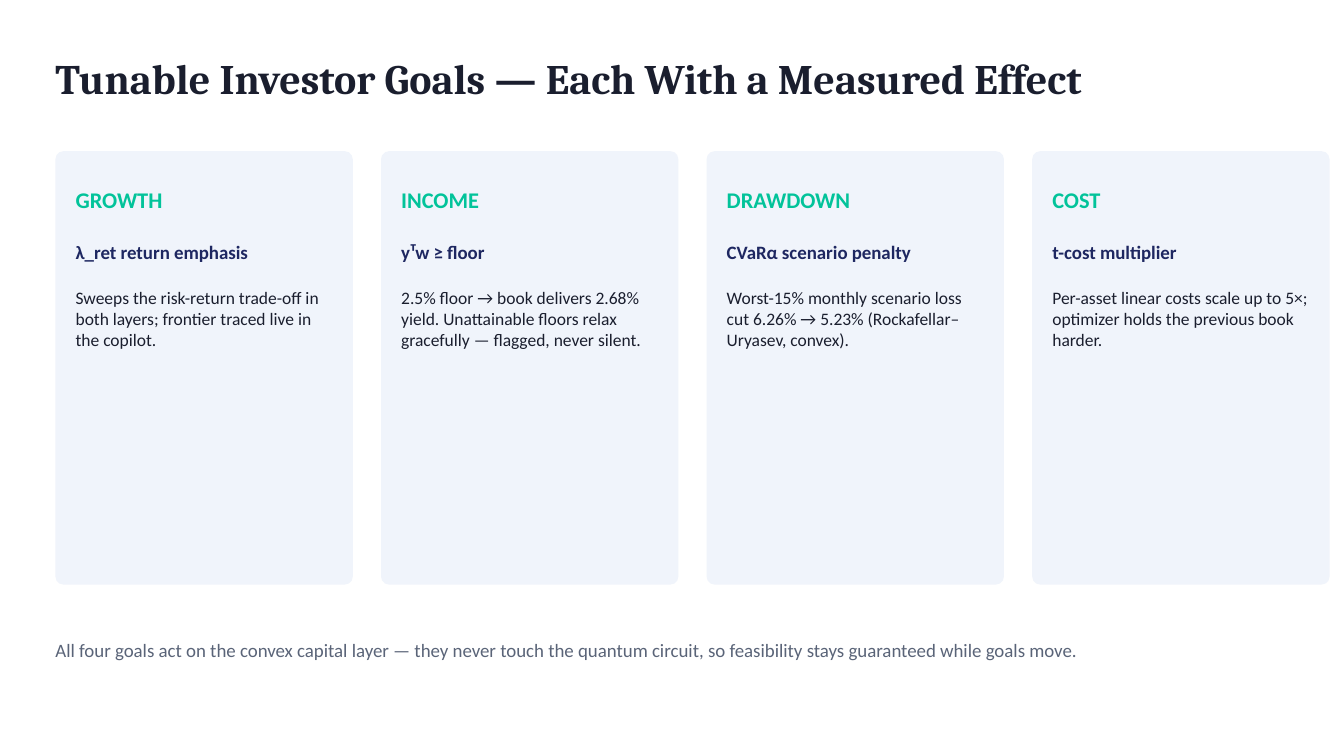
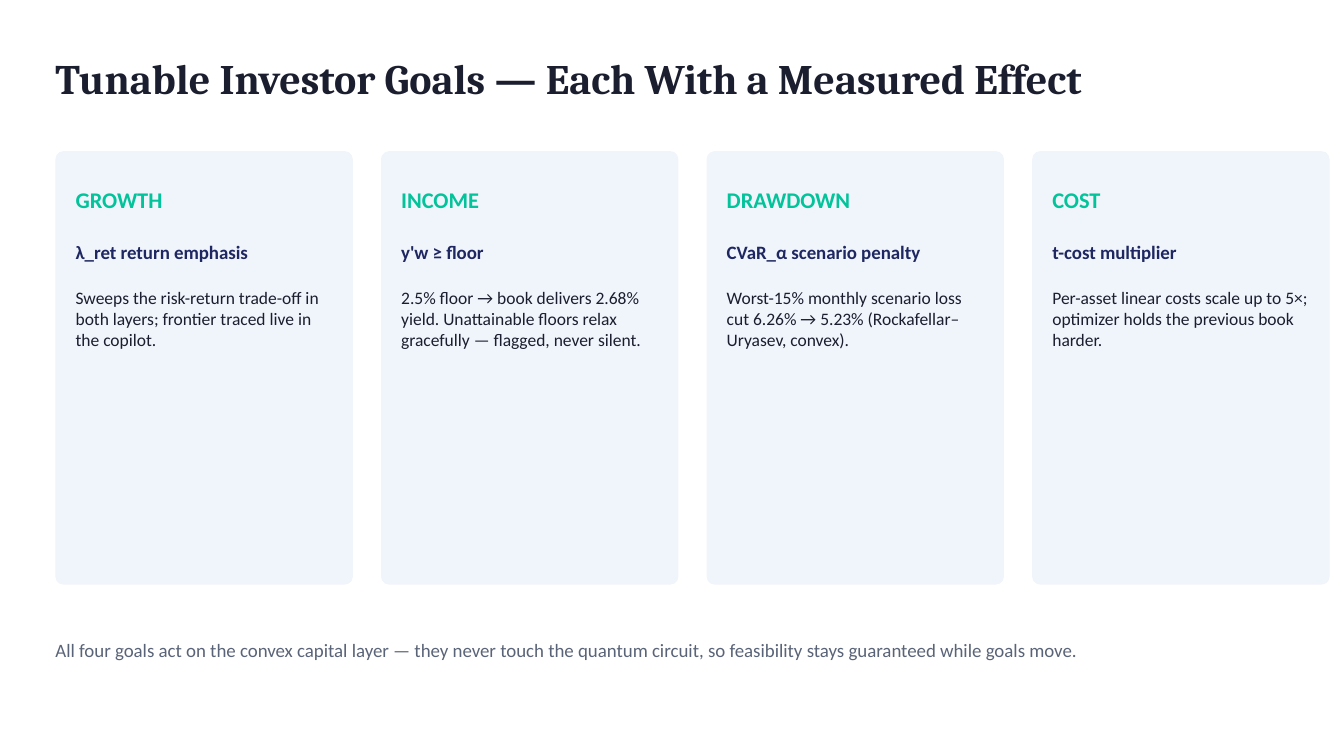
Before and after one commit to hastikacheddy/wiser-vanguard-quantum, a slide deck: slide 6 of presentation/WISER_Vanguard_OMEGA.pptx. Drawn at 1344x756 pixels with LibreOffice and Linux fonts; fonts in the diff are those of the drawing. Boxes give left, top, right and bottom in pixels: in the first picture for what was removed or moved away, otherwise in the second. Text is boxed around its words. In the diff, an @@ line names an element or a change of style, - is before the commit and + after.

```diff
--- a/presentation/WISER_Vanguard_OMEGA.pptx
+++ b/presentation/WISER_Vanguard_OMEGA.pptx
@@ text at box(401, 246, 483, 262): text changed @@
-yᵀw ≥ floor
+y'w ≥ floor
@@ text at box(727, 245, 920, 262): text changed @@
-CVaRα scenario penalty
+CVaR_α scenario penalty
```
Also in this commit, not shown: 5 other slides changed, 1 other file.
